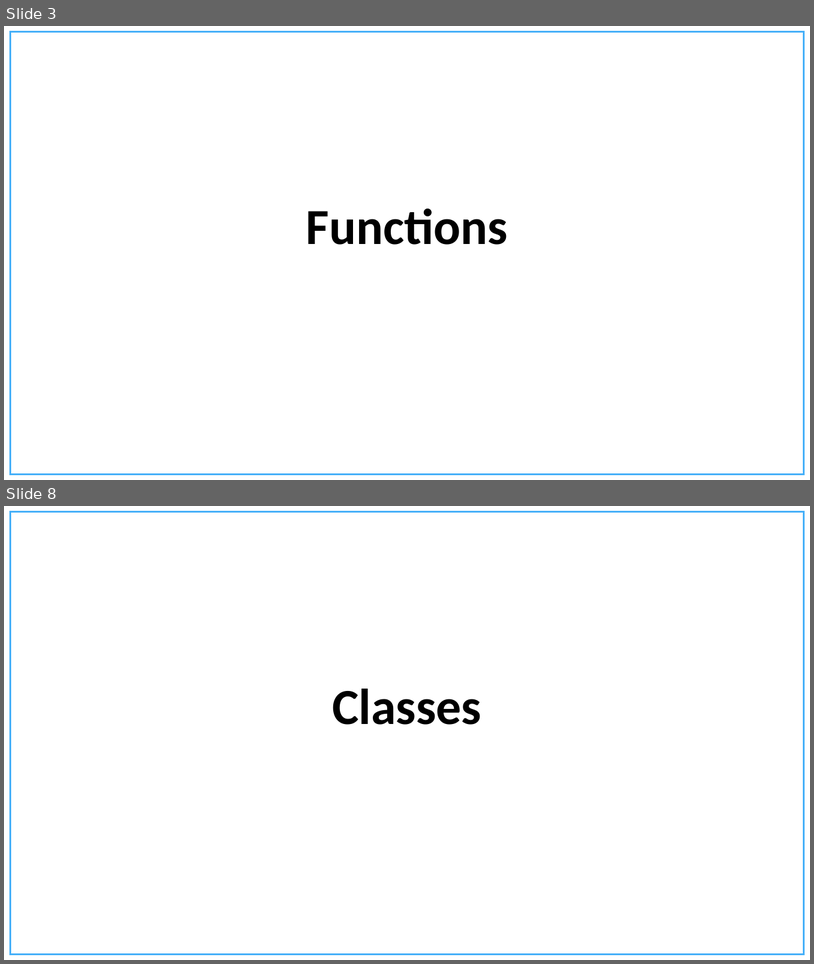
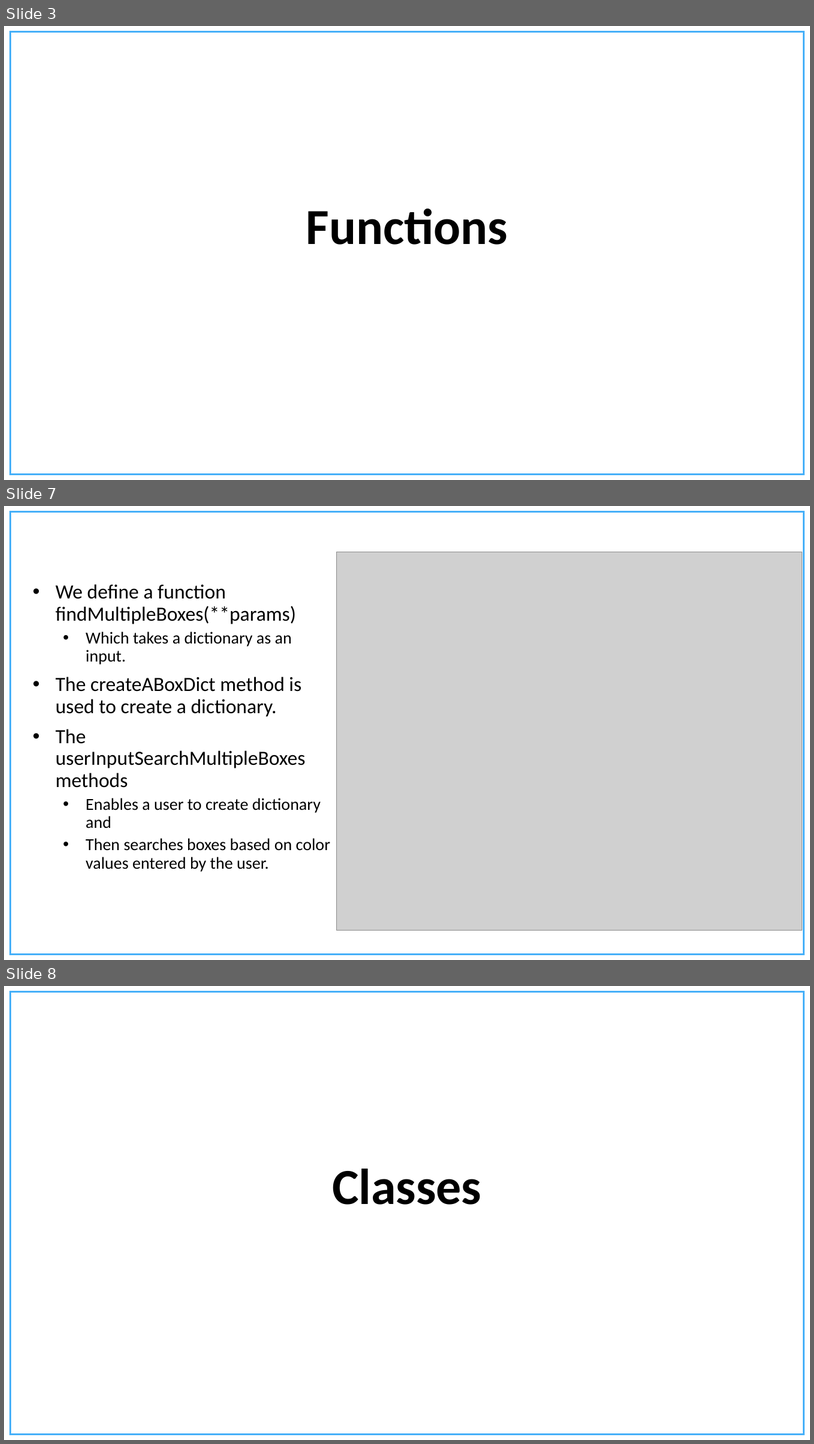
Before and after one commit to chandanNapster/PythonDevWork, a slide deck: Course Material/Presentations/Functions and Classes.pptx. Shown one above the other, each under a label of ours: slides 3 and 8 before the commit, slides 3, 7 and 8 after it; the slides between them are not shown. The pictures are 814x964 and 814x1444 pixels, drawn with LibreOffice and Linux fonts; fonts in the diff are those of the drawing; grey boxes stand for pictures; background and template pictures are left out. Boxes give left, top, right and bottom in pixels: in the first picture for what was removed or moved away, otherwise in the second. Text is boxed around its words. In the diff, an @@ line names an element or a change of style, - is before the commit and + after.

```diff
--- a/Course Material/Presentations/Functions and Classes.pptx
+++ b/Course Material/Presentations/Functions and Classes.pptx
@@ slide 7 added at bbox=[4, 506, 810, 960], background #FFFFFF; not listed: 1 template element that a slide beside it also shows @@
@@ picture added at bbox=[337, 552, 803, 930] @@
@@ text added at bbox=[56, 584, 330, 871], 24 pt, text #000000 @@
+• We define a function findMultipleBoxes(**params)
+  • Which takes a dictionary as an input.
+• The createABoxDict method is used to create a dictionary.
+• The userInputSearchMultipleBoxes methods
+  • Enables a user to create dictionary and
+  • Then searches boxes based on color values entered by the user.
```
Also in this commit, not shown: 8 other slides added, 10 slides removed, 15 other files.
